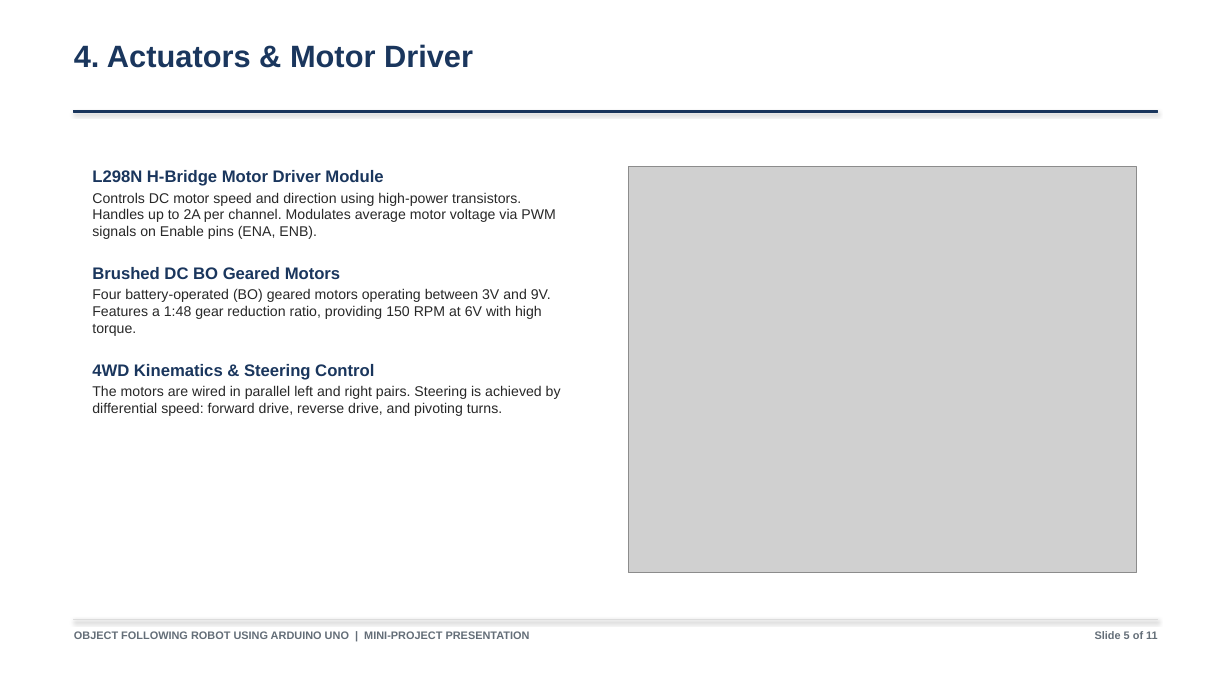
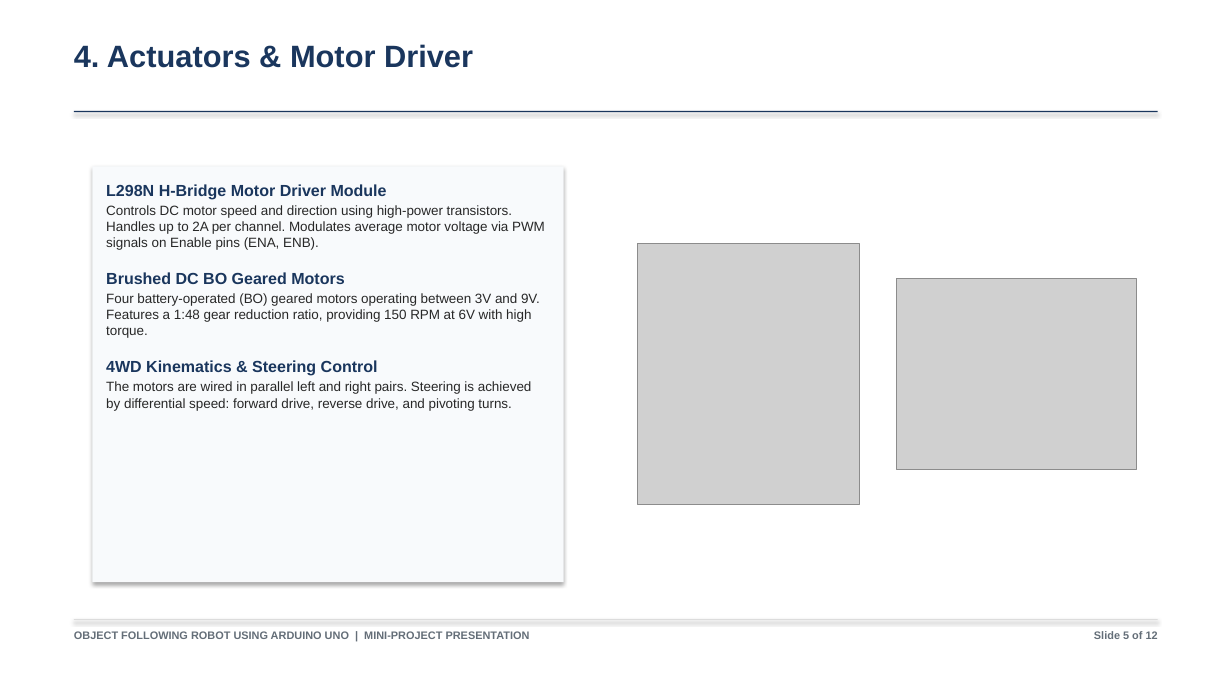
Before and after one commit to Biraj2004/Object-Following-Robot, a slide deck: slide 6 of Object-Following-Robot-Presentation.pptx. Drawn at 1232x693 pixels with LibreOffice and Linux fonts; fonts in the diff are those of the drawing; grey boxes stand for pictures. Boxes give left, top, right and bottom in pixels: in the first picture for what was removed or moved away, otherwise in the second. Text is boxed around its words. In the diff, an @@ line names an element or a change of style, - is before the commit and + after.

```diff
--- a/Object-Following-Robot-Presentation.pptx
+++ b/Object-Following-Robot-Presentation.pptx
@@ rectangle added at (92,166,564,582), fill #F8FAFC @@
@@ text "L298N H-Bridge Motor Driver Module": place and size @@
-text "L298N H-Bridge Motor Driver Module" at (92,170,561,416)
+text "L298N H-Bridge Motor Driver Module" at (106,184,545,411)
@@ text "L298N H-Bridge Motor Driver Module" at (106,184,545,411): size 13 to 12.5 pt in "L298N H-Bridge Motor Driver Module", "Brushed DC BO Geared Motors", "4WD Kinematics & Steering Control"; size 11 to 10.5 pt in "Controls DC motor speed and direction using ...", "Four battery-operated (BO) geared motors operating between ...", "The motors are wired in parallel left ..."; less space between paragraphs @@
@@ picture: place and size @@
-picture at (628,166,1137,573)
+picture at (638,244,860,505)
@@ picture added at (897,278,1137,470) @@
@@ text at (1094,631,1158,639): text changed @@
-Slide 5 of 11
+Slide 5 of 12
```
Also in this commit, not shown: 10 other slides changed, 2 slides added, 1 slide removed, 1 other file.
